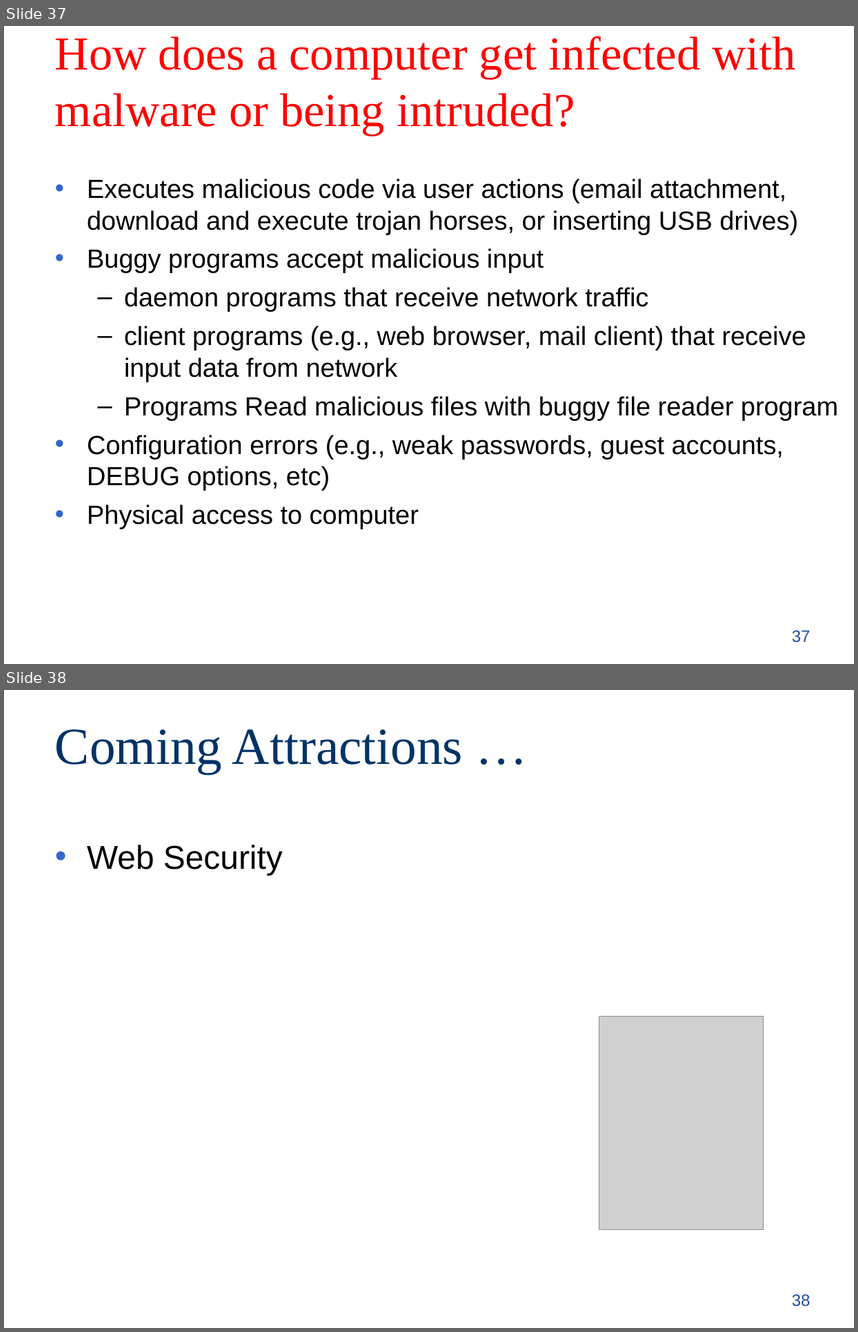
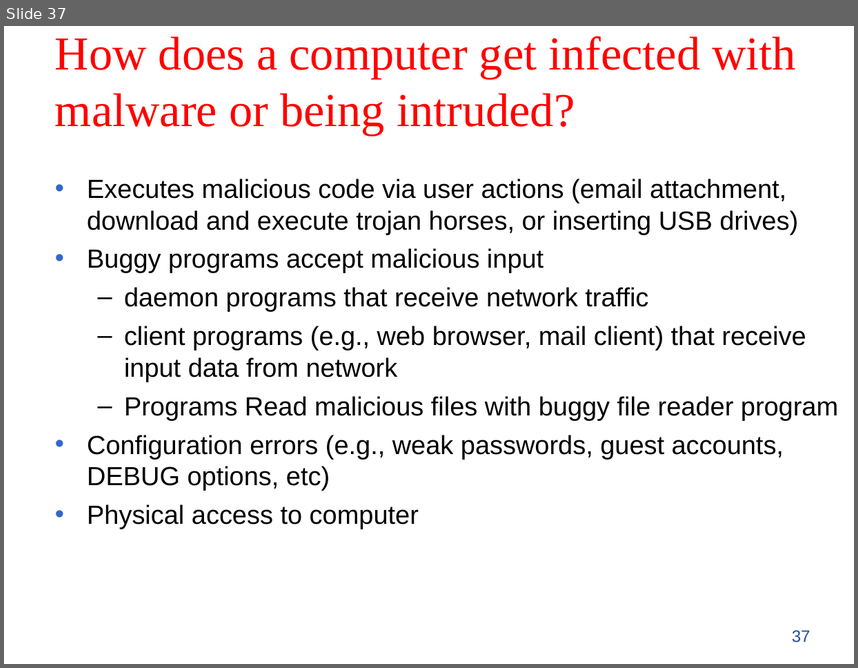
Before and after one commit to Emadalsuwat/emadalsuwat.github.io, a slide deck: internetsecurity/Lecture_9.ppt. Shown one above the other, each under a label of ours: slides 37 and 38 before the commit, slide 37 after it. The pictures are 858x1332 and 858x668 pixels, drawn with LibreOffice and Linux fonts; fonts in the diff are those of the drawing; grey boxes stand for pictures. Boxes give left, top, right and bottom in pixels: in the first picture for what was removed or moved away, otherwise in the second. Text is boxed around its words. In the diff, an @@ line names an element or a change of style, - is before the commit and + after.

```diff
--- a/internetsecurity/Lecture_9.ppt
+++ b/internetsecurity/Lecture_9.ppt
@@ slide 38 removed at (4, 690, 854, 1328), background #FFFFFF @@
@@ title removed at (55, 729, 463, 773) @@
-Coming Attractions …
@@ text removed at (87, 845, 283, 875) @@
-• Web Security
@@ picture removed at (599, 1016, 764, 1229) @@
@@ page number removed at (792, 1294, 811, 1306) @@
-38
```
